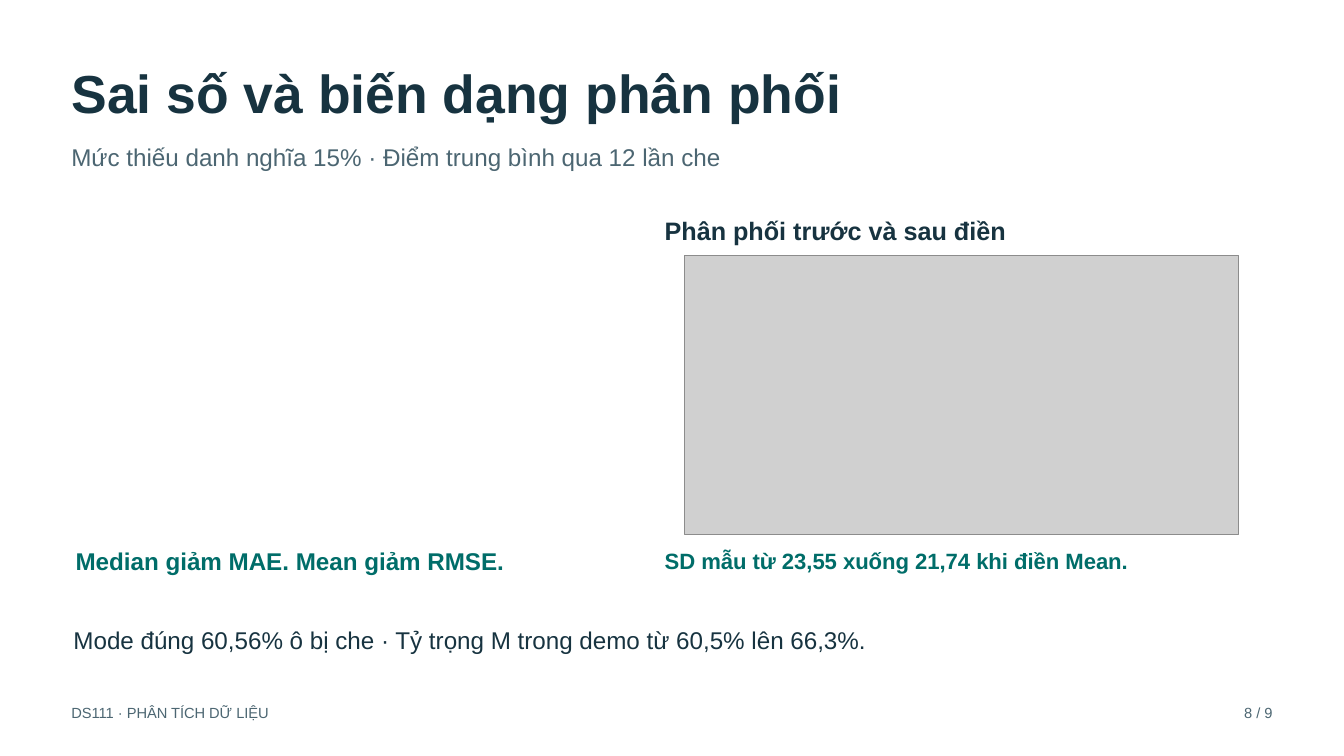
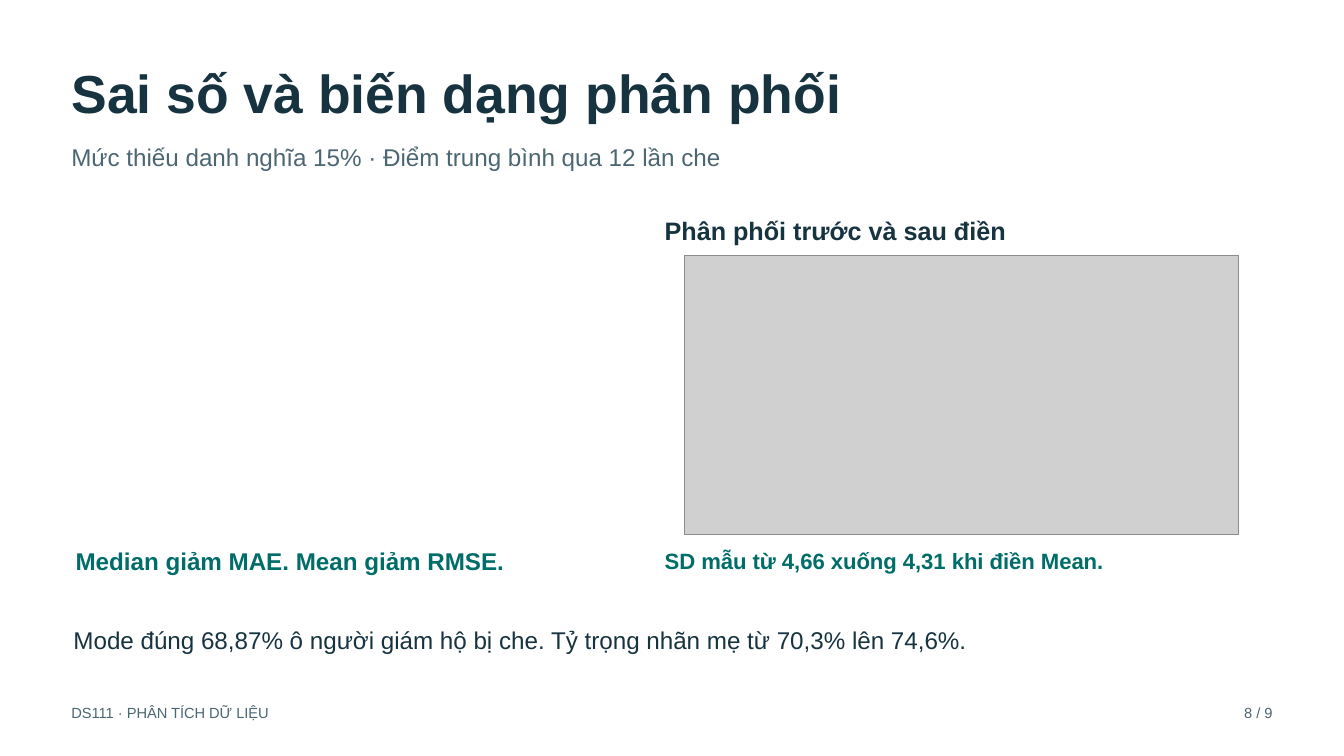
Before and after one commit to ncat218/Seminar-DS111, a slide deck: slide 8 of presentation/seminar_15min.pptx. Drawn at 1344x756 pixels with LibreOffice and Linux fonts; fonts in the diff are those of the drawing; grey boxes stand for pictures. Boxes give left, top, right and bottom in pixels: in the first picture for what was removed or moved away, otherwise in the second. Text is boxed around its words. In the diff, an @@ line names an element or a change of style, - is before the commit and + after.

```diff
--- a/presentation/seminar_15min.pptx
+++ b/presentation/seminar_15min.pptx
@@ text at bbox=[665, 552, 1103, 574]: text changed @@
-SD mẫu từ 23,55 xuống 21,74 khi điền Mean.
+SD mẫu từ 4,66 xuống 4,31 khi điền Mean.
@@ text at bbox=[73, 630, 966, 654]: text changed @@
-Mode đúng 60,56% ô bị che · Tỷ trọng M trong demo từ 60,5% lên 66,3%.
+Mode đúng 68,87% ô người giám hộ bị che. Tỷ trọng nhãn mẹ từ 70,3% lên 74,6%.
```
Also in this commit, not shown: 1 other slide changed, 34 other files.
